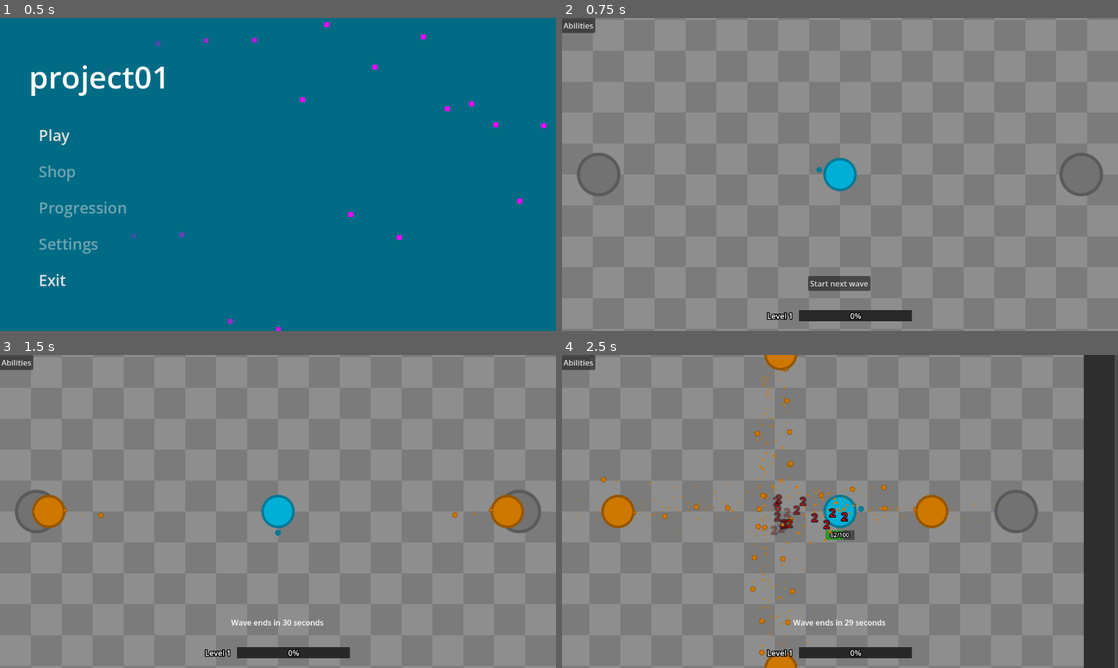
Above: before the commit, frames 1-4 (two rows, left to right).
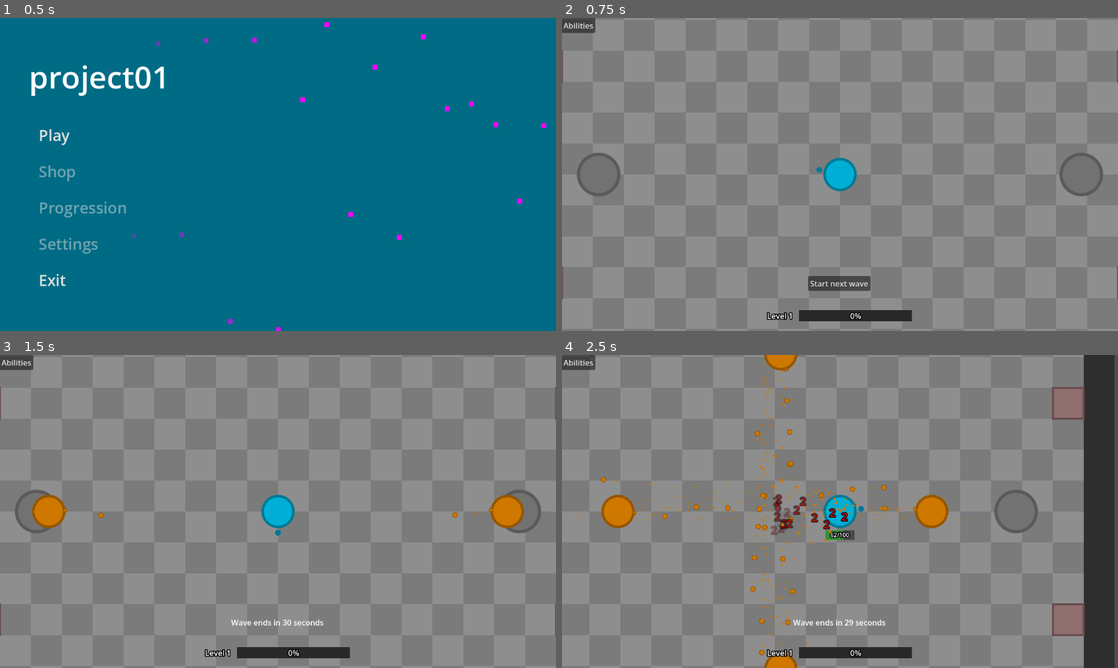
Above: after the commit, the same moments.

Repository: fmachek/geoslayer
Game: Godot game, scene res://scenes/user_interface/main_menu/main_menu.tscn
The game is run twice, just before and just after one commit, with the same random seed, the same clock (stepped at 60 frames per second) and the same inputs.
Inputs (mouse positions are in pixels of both pictures, inside the frame that each line leads up to):
- Up to frame 1 (0.5 s): no input
- Up to frame 2 (0.75 s): click "Play" at 0.5 s
- Up to frame 3 (1.5 s): click "Start next wave" at 1.25 s
- Up to frame 4 (2.5 s): tap Enter at 2 s; move the mouse to (962, 495) at 2.02 s; hold D (right) from 2.03 s (still down); tap Q at 2.1 s; click (962, 495) at 2.17 s

Frame 1 is identical in both runs. In frame 2, less than 0.1% of the frame differs, in the area x 0-100%, y 10-90%; in frame 3, less than 0.1%; in frame 4, 0.8%, in the area x 88-94%, y 10-90%.

Commit message:
feat: add turret scene/script and register turrets
Introduce a Turret scene (scenes/objects/turrets/turret.tscn) and its script (scripts/objects/turrets/turret.gd + .uid). Turrets draw a simple rectangle, respond to WorldManager wave_started/wave_ended to start/stop a shoot timer, and spawn projectiles using ProjectileFunctions with configurable properties. Register multiple turret instances in world_1.tscn at various positions/rotations.

Also simplify projectile collision logic in scripts/objects/projectiles/projectile.gd: remove a redundant type check and ensure enemies cannot damage other enemies by checking the projectile source is not PlayerCharacter before skipping damage.

Diff:
--- /dev/null
+++ b/scenes/objects/turrets/turret.tscn
@@ -0,0 +1,23 @@
+[gd_scene format=3 uid="uid://n5x4nh7rhf5q"]
+
+[ext_resource type="Script" uid="uid://ssvoogd832ln" path="res://scripts/objects/turrets/turret.gd" id="1_qhbyq"]
+
+[sub_resource type="RectangleShape2D" id="RectangleShape2D_dm26o"]
+size = Vector2(64, 64)
+
+[node name="Turret" type="Node2D" unique_id=1882429743]
+script = ExtResource("1_qhbyq")
+
+[node name="Area2D" type="Area2D" parent="." unique_id=728011380]
+collision_layer = 2
+
+[node name="CollisionShape2D" type="CollisionShape2D" parent="Area2D" unique_id=1685914676]
+shape = SubResource("RectangleShape2D_dm26o")
+
+[node name="Muzzle" type="Node2D" parent="." unique_id=1564929469]
+position = Vector2(0, -10)
+
+[node name="ShootTimer" type="Timer" parent="." unique_id=1837056880]
+wait_time = 3.0
+
+[connection signal="timeout" from="ShootTimer" to="." method="shoot"]
--- a/scenes/worlds/world_1.tscn
+++ b/scenes/worlds/world_1.tscn
@@ -2,6 +2,7 @@
 
 [ext_resource type="PackedScene" uid="uid://cf883c61vdyvw" path="res://scenes/worlds/world.tscn" id="1_nlsqv"]
 [ext_resource type="PackedScene" uid="uid://dfc8fq2b7kwge" path="res://scenes/objects/character_spawner.tscn" id="2_xijrn"]
+[ext_resource type="PackedScene" uid="uid://n5x4nh7rhf5q" path="res://scenes/objects/turrets/turret.tscn" id="4_tekg8"]
 [ext_resource type="PackedScene" uid="uid://bn86y4tvdekxl" path="res://scenes/characters/enemies/enemy.tscn" id="8_hbdd5"]
 
 [node name="World1" unique_id=514046658 instance=ExtResource("1_nlsqv")]
@@ -25,6 +26,36 @@
 position = Vector2(0, 500)
 character_scene = ExtResource("8_hbdd5")
 
+[node name="Turret" parent="." index="7" unique_id=1882429743 instance=ExtResource("4_tekg8")]
+position = Vector2(-224, 608)
+
+[node name="Turret2" parent="." index="8" unique_id=1822567370 instance=ExtResource("4_tekg8")]
+position = Vector2(224, 608)
+
+[node name="Turret3" parent="." index="9" unique_id=2090446026 instance=ExtResource("4_tekg8")]
+position = Vector2(-224, -608)
+rotation = 3.1415927
+
+[node name="Turret4" parent="." index="10" unique_id=1052990008 instance=ExtResource("4_tekg8")]
+position = Vector2(224, -608)
+rotation = -3.1415925
+
+[node name="Turret5" parent="." index="11" unique_id=1150541455 instance=ExtResource("4_tekg8")]
+position = Vector2(608, -224)
+rotation = -1.5707964
+
+[node name="Turret6" parent="." index="12" unique_id=1428030641 instance=ExtResource("4_tekg8")]
+position = Vector2(608, 224)
+rotation = -1.5707964
+
+[node name="Turret7" parent="." index="13" unique_id=1100697028 instance=ExtResource("4_tekg8")]
+position = Vector2(-608, -224)
+rotation = -4.712389
+
+[node name="Turret8" parent="." index="14" unique_id=831809843 instance=ExtResource("4_tekg8")]
+position = Vector2(-608, 224)
+rotation = 1.5707964
+
 [connection signal="wave_started" from="WaveManager" to="CharacterSpawner" method="_on_wave_started"]
 [connection signal="wave_started" from="WaveManager" to="CharacterSpawner2" method="_on_wave_started"]
 [connection signal="wave_started" from="WaveManager" to="CharacterSpawner3" method="_on_wave_started"]
--- a/scripts/objects/projectiles/projectile.gd
+++ b/scripts/objects/projectiles/projectile.gd
@@ -26,7 +26,7 @@
 	if not projectile_properties.source or body != projectile_properties.source:
 		if body is Character and can_deal_damage:
 			if projectile_properties.source:
-				if projectile_properties.source is Character and projectile_properties.source is not PlayerCharacter and body is not PlayerCharacter:
+				if projectile_properties.source is not PlayerCharacter and body is not PlayerCharacter:
 					return # Prevents enemies damaging other enemies
 			can_deal_damage = false
 			body.take_damage(projectile_properties.damage)
--- /dev/null
+++ b/scripts/objects/turrets/turret.gd
@@ -0,0 +1,34 @@
+class_name Turret
+extends Node2D
+
+@onready var col_shape: CollisionShape2D = $Area2D/CollisionShape2D
+@onready var muzzle: Node2D = $Muzzle
+@onready var shoot_timer: Timer = $ShootTimer
+
+@export var draw_color: Color = Color("#8f6e6e")
+@export var outline_color: Color = Color("664b4bff")
+
+@export var damage: int = 5
+@export var projectile_speed: int = 2
+@export var projectile_radius: int = 10
+
+func _draw():
+	var width = $Area2D/CollisionShape2D.shape.size.x
+	var height = $Area2D/CollisionShape2D.shape.size.y
+	draw_rect(Rect2(-width/2, -height/2, width, height), draw_color)
+	draw_rect(Rect2(-width/2, -height/2, width, height), outline_color, false, 4)
+
+func _ready() -> void:
+	WorldManager.wave_started.connect(start_shooting)
+	WorldManager.wave_ended.connect(stop_shooting)
+
+func start_shooting() -> void:
+	shoot_timer.start()
+
+func stop_shooting() -> void:
+	shoot_timer.stop()
+
+func shoot() -> void:
+	var proj_direction: Vector2 = (muzzle.global_position - global_position).normalized()
+	var proj_props := ProjectileProperties.new(draw_color, outline_color, proj_direction, projectile_speed, self, damage, projectile_radius, global_position)
+	var projectile: Projectile = ProjectileFunctions.fire_projectile(proj_props)
Not shown, added: scripts/objects/turrets/turret.gd.uid
